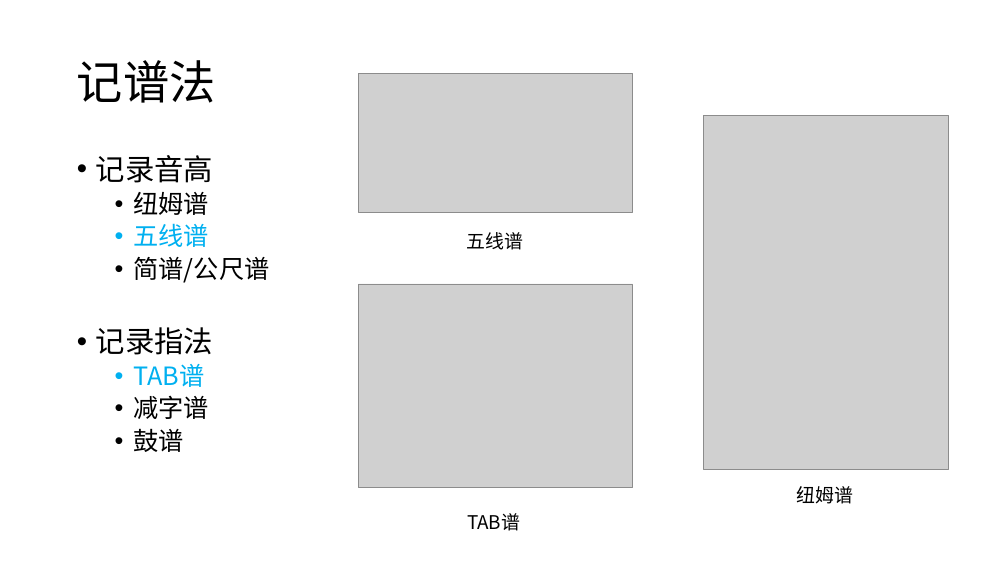
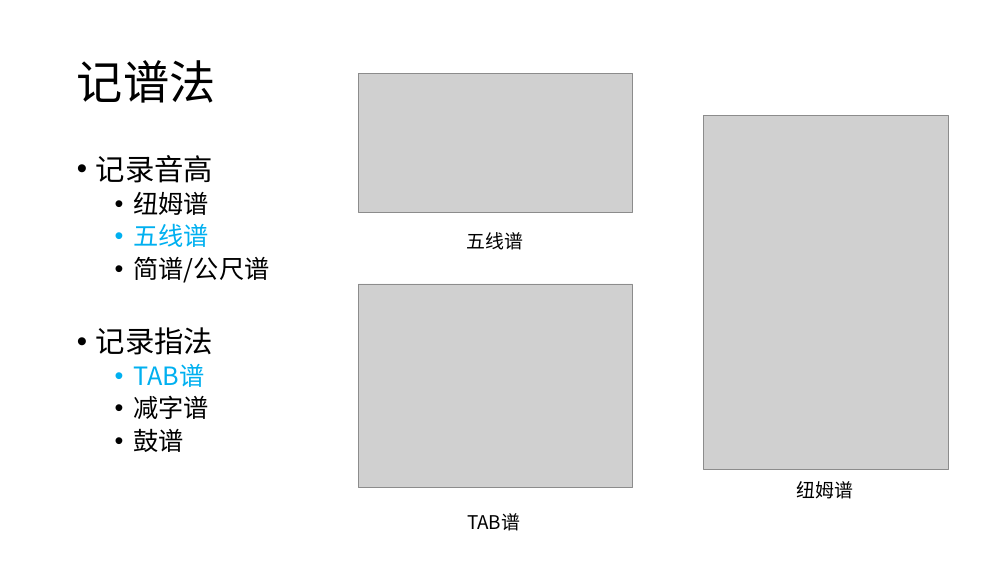
Before and after one commit to Kahsolt/Katari, a slide deck: slide 5 of 2020-05-04 声音、采样、和谐/声音、采样、和谐.pptx. Drawn at 1008x567 pixels with LibreOffice and Linux fonts; fonts in the diff are those of the drawing; grey boxes stand for pictures. Boxes give left, top, right and bottom in pixels: in the first picture for what was removed or moved away, otherwise in the second. Text is boxed around its words. In the diff, an @@ line names an element or a change of style, - is before the commit and + after.

```diff
--- a/2020-05-04 声音、采样、和谐/声音、采样、和谐.pptx
+++ b/2020-05-04 声音、采样、和谐/声音、采样、和谐.pptx
@@ text "纽姆谱": place and size @@
-text "纽姆谱" at <box>797,486,854,504</box>
+text "纽姆谱" at <box>797,481,854,499</box>
```
Also in this commit, not shown: 1 other slide changed, 18 other files.
